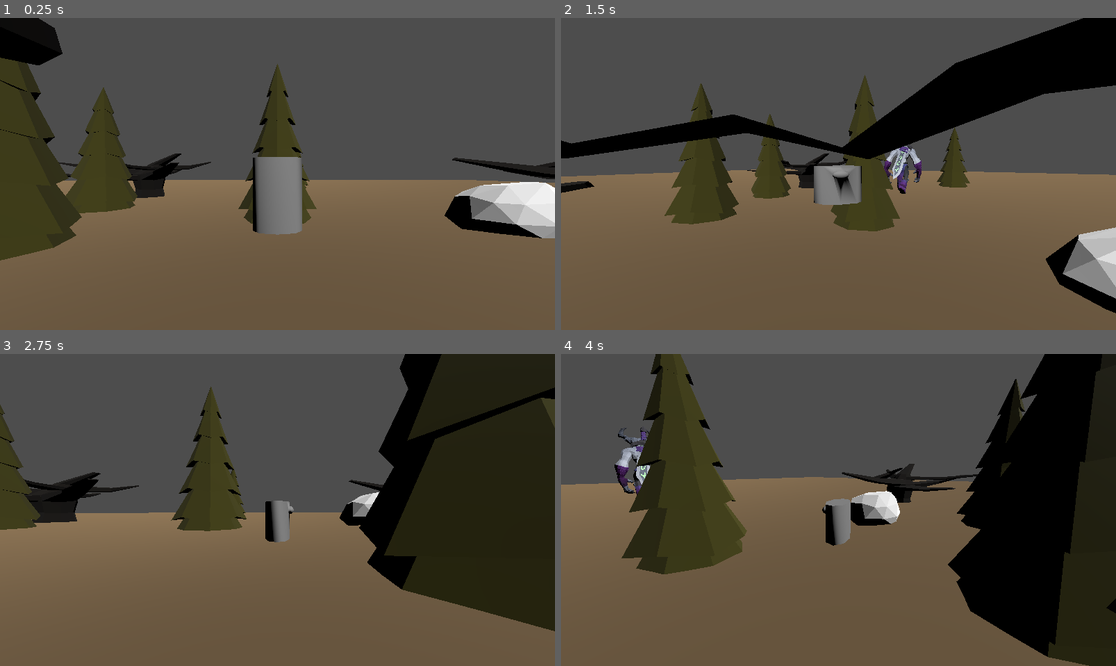
Above: before the commit, frames 1-4 (two rows, left to right).
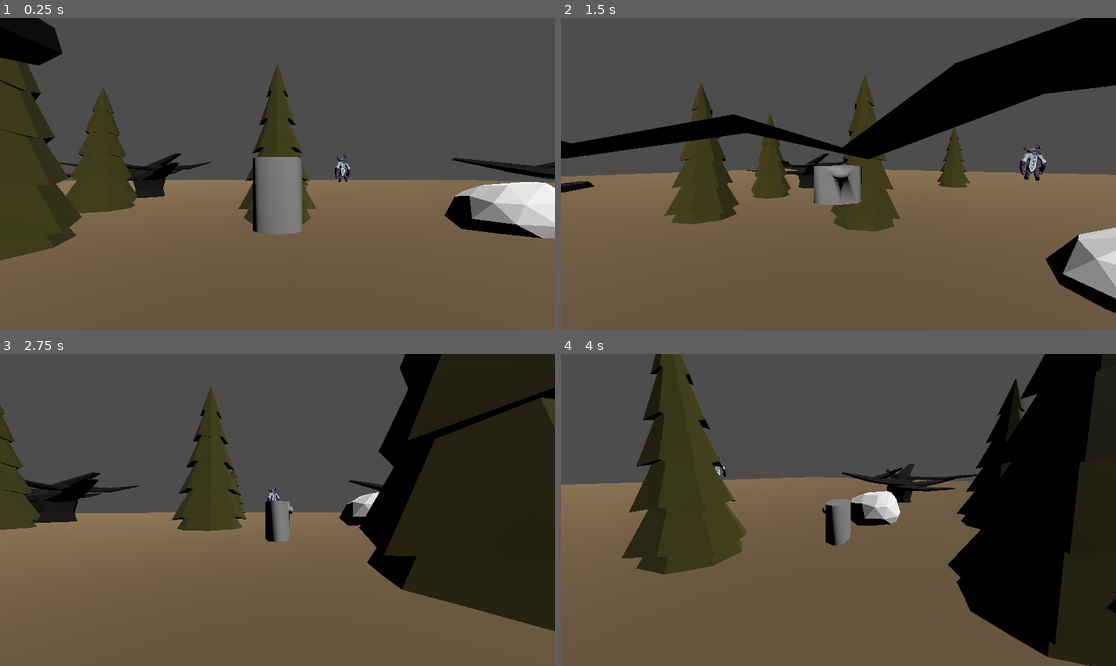
Above: after the commit, the same moments.

Repository: Marist-CMPT415-GameProg/ClassSandbox
Game: Godot game, scene res://levels/Outdoors.tscn
The game is run twice, just before and just after one commit, with the same random seed, the same clock (stepped at 60 frames per second) and the same inputs.
Inputs (mouse positions are in pixels of both pictures, inside the frame that each line leads up to):
- Up to frame 1 (0.25 s): no input
- Up to frame 2 (1.5 s): move the mouse to (866, 174) at 0.52 s; hold D (move_right) 0.53-1.28 s; tap Ctrl (crouch) at 0.6 s; tap Space (jump) at 0.77 s; move the mouse to (810, 174) at 1.27 s; hold S (move_backward) from 1.28 s (still down); tap Page Down (harm) at 1.35 s
- Up to frame 3 (2.75 s): tap Space (jump) at 1.52 s; move the mouse to (288, 503) at 2.02 s; release S (move_backward) at 2.03 s; hold D (move_right) from 2.03 s (still down); hold Page Up (heal) from 2.03 s (still down)
- Up to frame 4 (4 s): move the mouse to (832, 516) at 2.77 s; release Page Up (heal) at 2.78 s; tap W (move) at 2.85 s; tap Space (jump) at 3.02, 3.77 s; move the mouse to (877, 513) at 3.52 s; release D (move_right) at 3.53 s; hold A (move_left) from 3.53 s (still down); tap Shift (sprint) at 3.6 s

The runs differ from the first frame. In frame 1, 0.1% of the frame differs, in the area x 60-64%, y 43-53%; in frame 2, 0.8%, in the area x 58-88%, y 40-57%; in frame 3, less than 0.1%; in frame 4, 0.6%.

Commit message:
Lich_changes

Diff:
--- a/levels/Outdoors.tscn
+++ b/levels/Outdoors.tscn
@@ -67,7 +67,7 @@
 transform = Transform3D(1, 0, 0, 0, 1, 0, 0, 0, 1, 0, 0, 2.34321)
 
 [node name="Lich" parent="Actors" instance=ExtResource("5_ly3dh")]
-transform = Transform3D(-0.015, 0, -1.31134e-09, 0, 0.015, 0, 1.31134e-09, 0, -0.015, 0, 0, -3.49854)
+transform = Transform3D(-0.015, 0, -1.31134e-09, 0, 0.015, 0, 1.31134e-09, 0, -0.015, 8.46129, 0, -18.6955)
 walkSpeed = 1
 runSpeed = 3
 
--- a/prefabs/actors/lich.tscn
+++ b/prefabs/actors/lich.tscn
@@ -93,6 +93,8 @@
 [node name="Attack" type="Node" parent="State Machine"]
 
 [node name="Camera3D" type="Camera3D" parent="."]
-transform = Transform3D(66.6667, 0, 0, 0, 66.6667, 0, 0, 0, 66.6667, 0, 171.455, 401.195)
+transform = Transform3D(-66.6667, 0, -1.00664e-05, 0, 66.6667, 0, 1.00664e-05, 0, -66.6667, -1.91599e-05, 193.596, 219.164)
+fov = 28.125
+near = 1.226
 
 [editable path="Lich Model"]
--- a/scripts/actors/Lich Scripts/Lich.gd
+++ b/scripts/actors/Lich Scripts/Lich.gd
@@ -9,6 +9,7 @@
 var stateNum = 1;
 var stateReady:bool = true
 var idlePos
+var player = Character
 
 
 # Called when the node enters the scene tree for the first time.
@@ -28,8 +29,6 @@
 	elif stateNum == 3:
 		attack()
 
-	pass
-
 
 func idle(delta):
 	$"Lich Model/AnimationPlayer".play("Armature|Idle")
@@ -39,7 +38,7 @@
 		stateNum = 1
 		idleTime = 2
 	idleTime -= delta
-	pass
+
 
 func patrol(delta):
 	$"Lich Model/AnimationPlayer".play("Armature|Walk")
@@ -47,13 +46,12 @@
 		stateNum = 0
 	velocity.z = -walkSpeed
 	move_and_slide()
-	pass
+
 
 func chase(delta):
 	$"Lich Model/AnimationPlayer".play("Armature|Run")
-	pass
+
 
 func attack():
 	$"Lich Model/AnimationPlayer".play("Armature|Jump")
 	stateNum = 3
-	pass
Binary file added: art/Lich/cone.glb
Not shown, added: art/Lich/cone.glb.import
